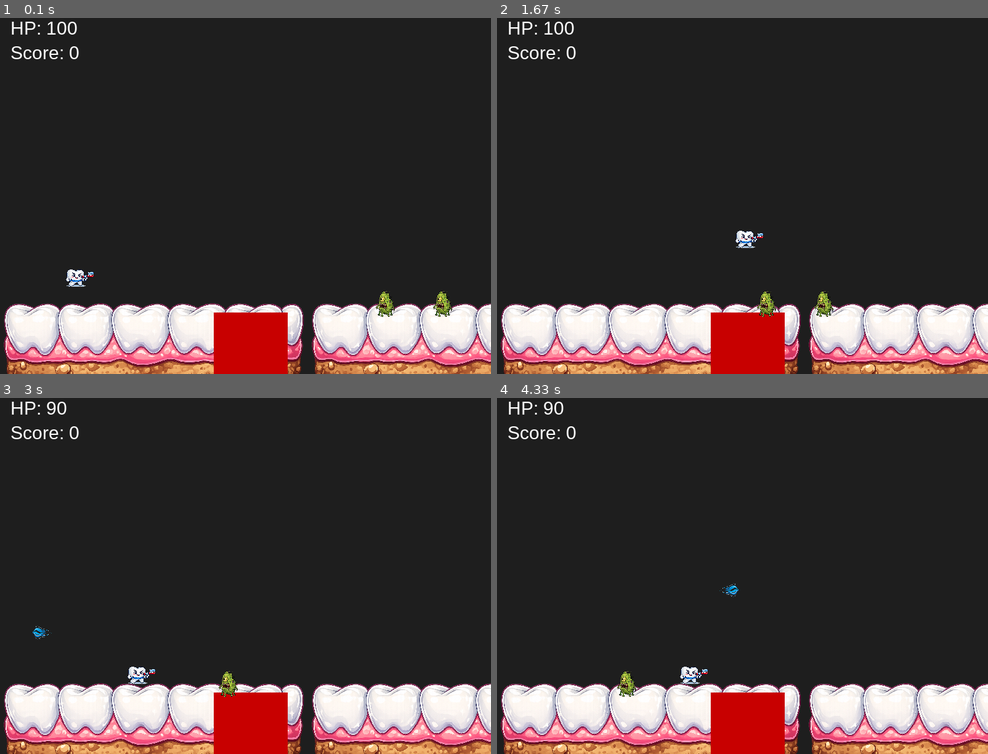
Above: before the commit, frames 1-4 (two rows, left to right).
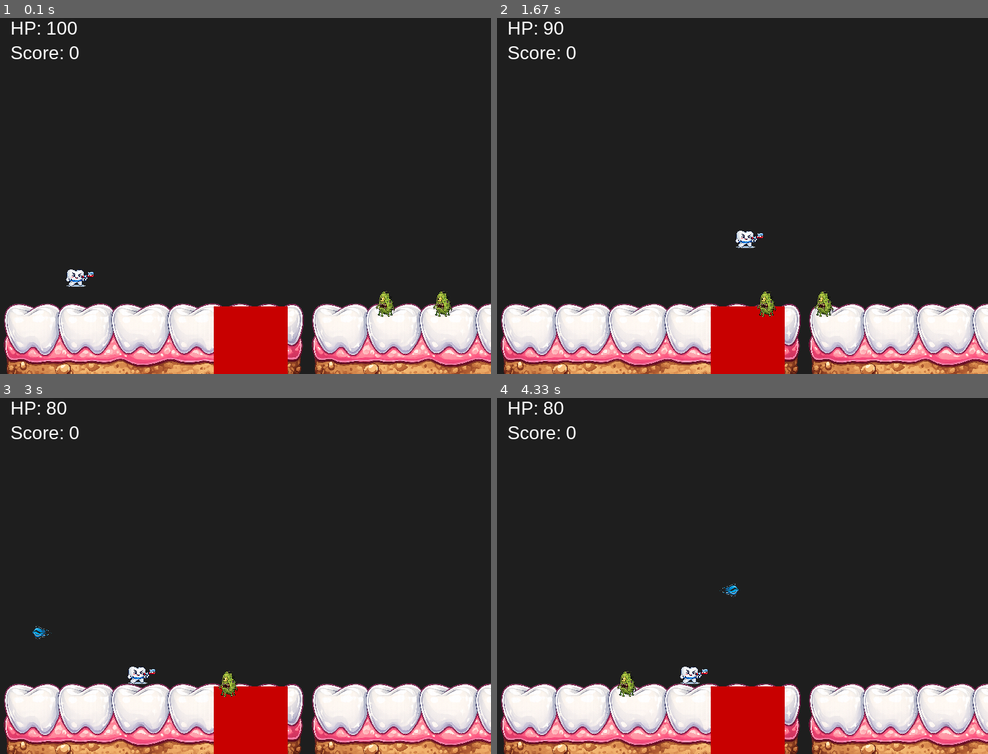
Above: after the commit, the same moments.

Repository: simcha-art/game_tooth_vs_bacteria
Game: pygame game, started from app.py
The game is run twice, just before and just after one commit, with the same random seed, the same clock (stepped at 60 frames per second) and the same inputs.
Inputs:
- Up to frame 1 (0.1 s): no input
- Up to frame 2 (1.67 s): tap F at 0.33, 0.82 s; hold Right 0.67-1.13 s; tap Space at 0.73, 1.03, 1.23, 1.53 s; hold Right 1.17-1.63 s
- Up to frame 3 (3 s): hold Left 1.67-2.2 s; tap Space at 1.73, 2.03, 2.3, 2.6, 2.73 s; hold Left 2.23-2.63 s; tap F at 2.38 s; hold Right from 2.67 s (still down)
- Up to frame 4 (4.33 s): tap Space at 3.03, 3.4, 3.7, 3.9, 4.2 s; release Right at 3.3 s; hold Left 3.33-3.8 s; hold Right 3.83-4.3 s; tap F at 3.98 s

The runs differ from the first frame. In frame 1, 0.3% of the frame differs, in the area x 43-59%, y 81-83%; in frame 2, 0.3%; in frame 3, 0.2%; in frame 4, 0.3%, in the area x 9-59%, y 1-83%.

Commit message:
Gives an option to the voice that is an obstacle in life to remove

Diff:
--- a/app.py
+++ b/app.py
@@ -45,6 +45,25 @@
         offset_x = player.rect.x - WIDTH // 2
         offset_x = max(0, min(LEVEL_WIDTH - WIDTH, offset_x))
 
+        #ניהול קולה
+        # 1. הגדרת המכשול (בור הקולה)
+        # 350 זה המיקום, 490 זה הגובה (טיפה מעל הרצפה כדי שיזהה מגע)
+        cola_pit = pygame.Rect(350, 490, 120, 110)
+
+        # 2. בדיקת מגע והורדת ניקוד (בדיוק כמו בחיידקים)
+        # 1. הגדרת המכשול
+        cola_pit = pygame.Rect(350, 490, 120, 110)
+
+        if player.rect.colliderect(cola_pit):
+            if can_lose_score:  # המנעול שלנו
+                player.hp -= 10  # מוריד 10 מהחיים (HP)
+                can_lose_score = False  # נועל כדי שלא ירד עוד
+                print(f"Hit Cola! HP left: {player.hp}")
+
+            player.speed = 1  # האטה בזמן השהייה
+        else:
+            can_lose_score = True  # משחרר את הנעילה רק כשיוצאים מהבור
+            player.speed = 5
         # ניהול סוכריות
         spawn_timer += 1
         if spawn_timer > 200:
@@ -82,15 +101,8 @@
                 player.hp -= 5
                 candies.remove(s)
 
-        # בור קולה
-        cola_pit = pygame.Rect(350, 500, 120, 100)
-        if player.rect.colliderect(cola_pit):
-            player.hp = 0
 
-        if player.hp <= 0:
-            save_score(score)
-            reset_level(player, bacteria, bullets, candies)
-            score = 0
+
 
         # ציור המסך
         screen.fill((30, 30, 30))
--- a/obstacles.py
+++ b/obstacles.py
@@ -13,3 +13,24 @@
 
     def draw(self, offset_x):
         screen.blit(candy_img,(self.rect.x - offset_x, self.rect.y))
+
+# ---------------- COLA ----------------
+class Cola:
+    def __init__(self):
+        # המיקום: 520 כדי שיהיה מתחת לרצפה (שהיא בדרך כלל ב-500)
+        self.rect = pygame.Rect(350, 520, 120, 80)
+        self.color = (60, 30, 0) # צבע חום קולה
+
+    def update(self, player, game_state):
+        # בדיקת התנגשות עם השחקן שמישהו אחר יצר
+        if player.rect.colliderect(self.rect):
+            # מוריד ניקוד במקום להרוג (hp=0)
+            if game_state['score'] > 0:
+                game_state['score'] -= 1
+            player.speed = 1  # האטה בגלל הדביקות
+        else:
+            player.speed = 5  # מהירות רגילה מחוץ לבור
+
+    def draw(self, screen, offset_x):
+        # כאן קורה הקסם של הציור עם ה-offset
+        pygame.draw.rect(screen, self.color, (self.rect.x - offset_x, self.rect.y, self.rect.width, self.rect.height))
